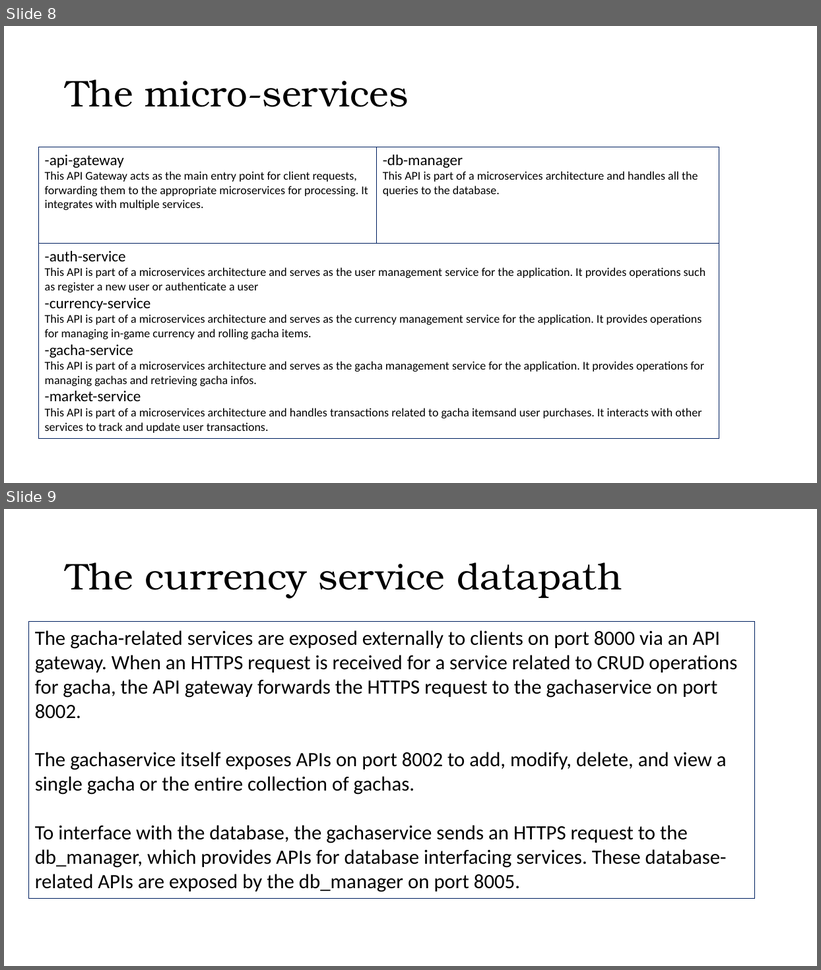
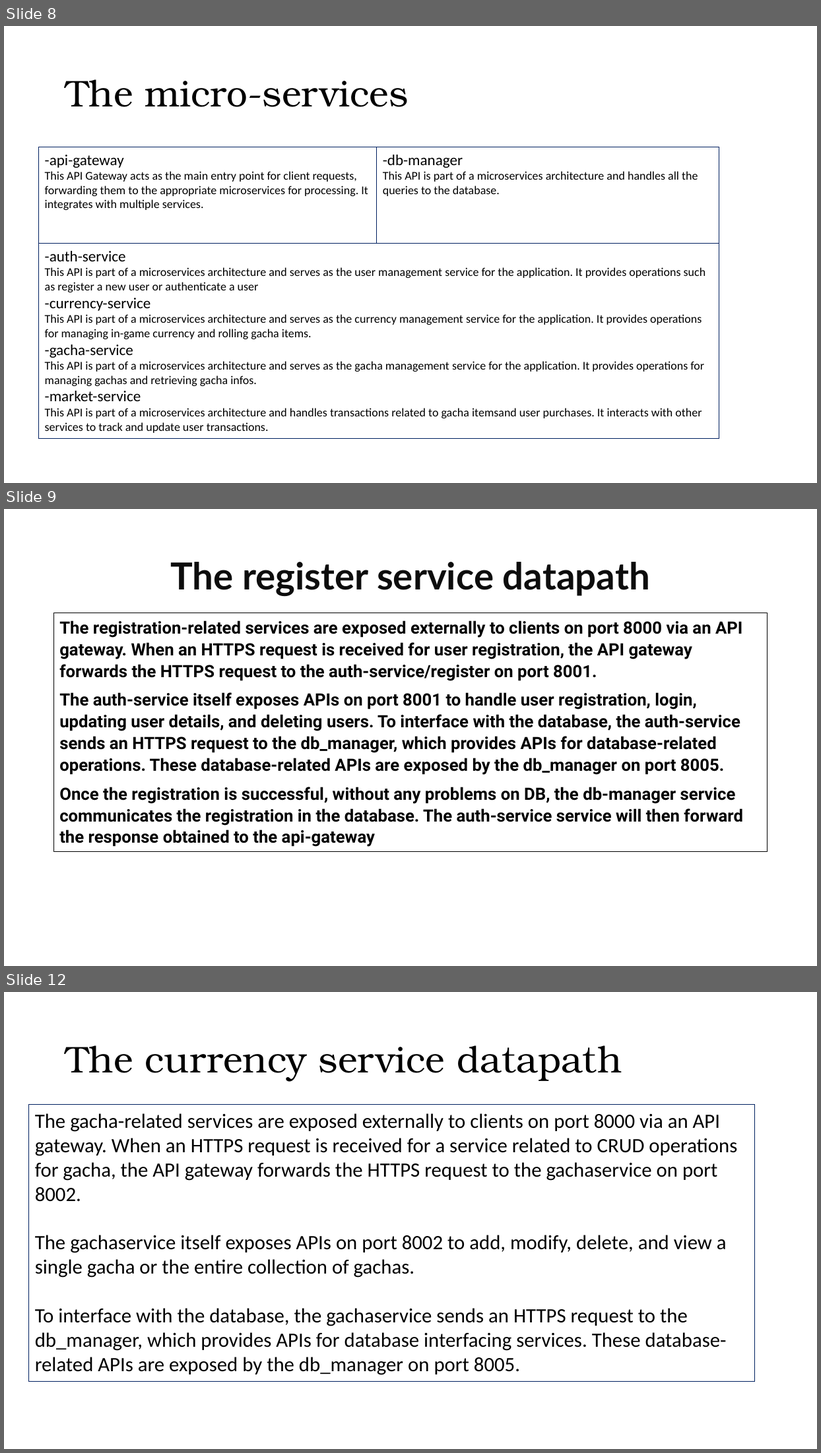
Before and after one commit to ardiz99/TBAse, a slide deck: doc/Gacha Collection.pptx. Shown one above the other, each under a label of ours: slides 8 and 9 before the commit, slides 8, 9 and 12 after it; the slides between them are not shown. The pictures are 821x970 and 821x1453 pixels, drawn with LibreOffice and Linux fonts; fonts in the diff are those of the drawing. Boxes give left, top, right and bottom in pixels: in the first picture for what was removed or moved away, otherwise in the second. Text is boxed around its words. In the diff, an @@ line names an element or a change of style, - is before the commit and + after.

```diff
--- a/doc/Gacha Collection.pptx
+++ b/doc/Gacha Collection.pptx
@@ slide 9 added at [4,509,817,966], background #FFFFFF @@
@@ title added at [170,562,650,596], 44 pt, text #0D0D0D, bold @@
+The register service datapath
@@ rectangle added at [54,613,767,851], outline #000000 0.75 pt, 20 pt, text #000000, bold @@
+The registration-related services are exposed externally to clients on port 8000 via an API gateway. When an HTTPS request is received for user registration, the API gateway forwards the HTTPS request to the auth-service/register on port 8001.
+The auth-service itself exposes APIs on port 8001 to handle user registration, login, updating user details, and deleting users. To interface with the database, the auth-service sends an HTTPS request to the db_manager, which provides APIs for database-related operations. These database-related APIs are exposed by the db_manager on port 8005.
+Once the registration is successful, without any problems on DB, the db-manager service communicates the registration in the database. The auth-service service will then forward the response obtained to the api-gateway
@@ what was slide 9 is now slide 12 @@
```
Also in this commit, not shown: 2 other slides added, 1 other file.
